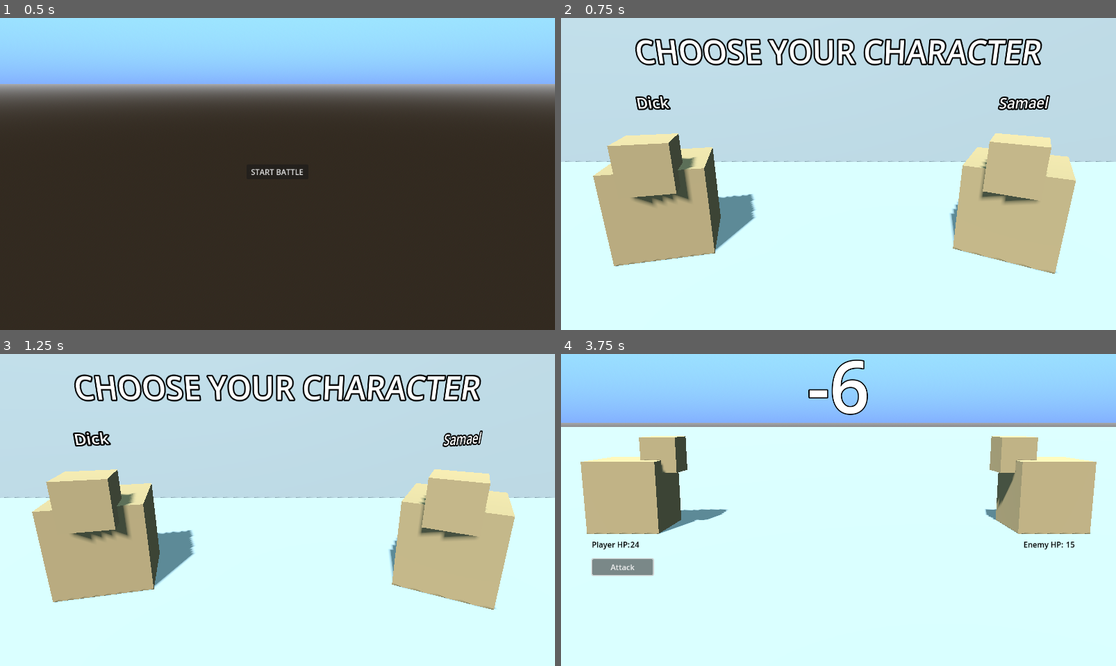
Above: before the commit, frames 1-4 (two rows, left to right).
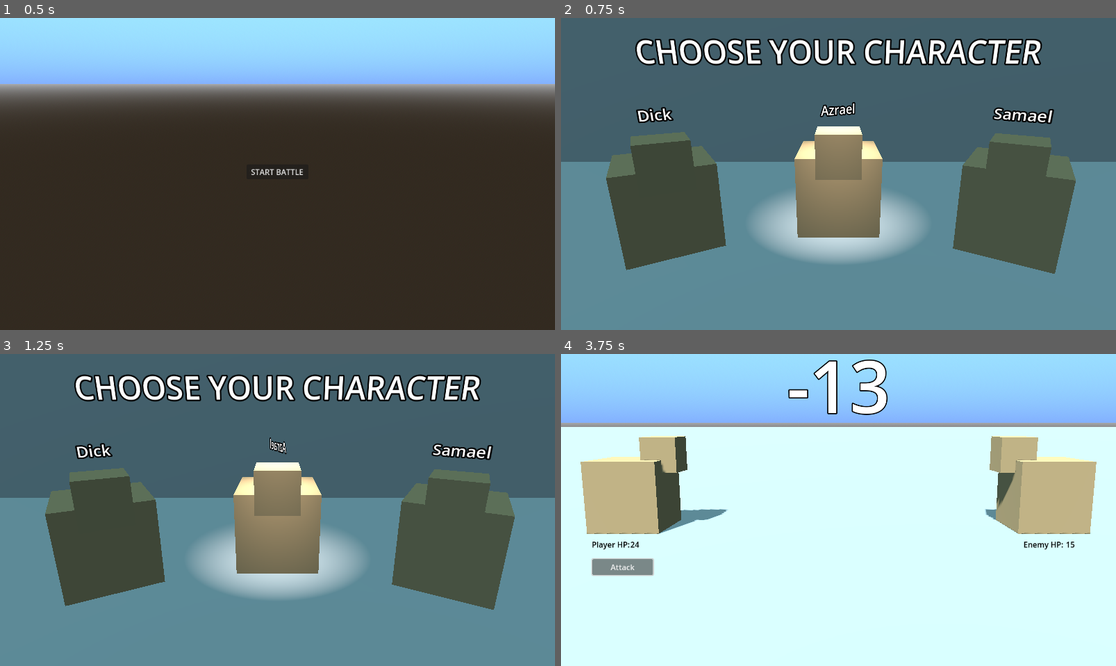
Above: after the commit, the same moments.

Repository: JStockwell/Project_FETEn
Game: Godot game, scene res://Scenes/main_menu.tscn
The game is run twice, just before and just after one commit, with the same random seed, the same clock (stepped at 60 frames per second) and the same inputs.
Inputs (mouse positions are in pixels of both pictures, inside the frame that each line leads up to):
- Up to frame 1 (0.5 s): no input
- Up to frame 2 (0.75 s): click "START BATTLE" at 0.5 s
- Up to frame 3 (1.25 s): no input
- Up to frame 4 (3.75 s): move the mouse to (960, 494) at 1.27 s; click (960, 494) at 1.42 s; tap Enter at 2 s; move the mouse to (727, 525) at 2.02 s; click (727, 525) at 2.17 s; tap Space at 2.75 s; move the mouse to (894, 441) at 2.77 s; click (894, 441) at 2.92 s; click "Attack" at 3.5 s

Frame 1 is identical in both runs. In frame 2, 95% of the frame differs, in the area x 0-100%, y 0-100%; in frame 3, 95%; in frame 4, 1.6%.

Commit message:
feat: added Azrael

Diff:
--- a/Scenes/character_select.tscn
+++ b/Scenes/character_select.tscn
@@ -39,7 +39,7 @@
 transform = Transform3D(1, 0, 0, 0, 0.953491, 0.301422, 0, -0.301422, 0.953491, 0, 0, 0)
 
 [node name="Camera3D" type="Camera3D" parent="Pivot"]
-transform = Transform3D(1, 0, 0, 0, 1, 8.9407e-08, 0, -5.96046e-08, 1, 0, 0.310599, 3.94123)
+transform = Transform3D(1, 0, 0, 0, 1, 5.96046e-08, 0, -2.98023e-08, 1, 0, 0.310599, 3.94123)
 environment = SubResource("Environment_65n0s")
 fov = 50.0
 
@@ -51,31 +51,53 @@
 [node name="Characters" type="Node3D" parent="."]
 
 [node name="Dick" parent="Characters" instance=ExtResource("1_xjpq4")]
-transform = Transform3D(0.258819, 0, -0.965926, 0, 1, 0, 0.965926, 0, 0.258819, -2, 0, 0)
+transform = Transform3D(0.5, 2.18557e-08, -0.866026, -5.85622e-09, 1, 2.18557e-08, 0.866026, -5.85622e-09, 0.5, -2, 0, 0)
 mass = 80.0
+
+[node name="DickLight" type="SpotLight3D" parent="Characters/Dick"]
+transform = Transform3D(-4.37114e-08, -0.952129, 0.305695, 0, 0.305695, 0.952129, -1, 4.16189e-08, -1.33624e-08, 1, 3, 0)
+visible = false
+light_energy = 15.0
+spot_range = 4.82065
+spot_angle = 19.4382
+
+[node name="DickTitle" type="Label3D" parent="Characters/Dick"]
+transform = Transform3D(-4.37114e-08, 0, 1, 0, 1, 0, -1, 0, -4.37114e-08, 0, 1, 0)
+text = "Dick"
 
 [node name="Samael" parent="Characters" instance=ExtResource("1_xjpq4")]
 transform = Transform3D(-0.5, 0, -0.866025, 0, 1, 0, 0.866025, 0, -0.5, 2, 0, 0.068)
+
+[node name="SamaelLight" type="SpotLight3D" parent="Characters/Samael"]
+transform = Transform3D(-4.37114e-08, -0.95213, 0.305695, 0, 0.305696, 0.952129, -1, 4.16189e-08, -1.33624e-08, 1, 3, 0)
+visible = false
+light_energy = 15.0
+spot_range = 4.82065
+spot_angle = 19.4382
+
+[node name="SamaelTitle" type="Label3D" parent="Characters/Samael"]
+transform = Transform3D(-4.37114e-08, 0, 1, 0, 1, 0, -1, 0, -4.37114e-08, -0.0588897, 1, 0.034)
+text = "Samael"
+
+[node name="Azrael" parent="Characters" instance=ExtResource("1_xjpq4")]
+transform = Transform3D(-4.37114e-08, 0, -1, 0, 1, 0, 1, 0, -4.37114e-08, 0, 0, -0.504442)
+
+[node name="AzraelLight" type="SpotLight3D" parent="Characters/Azrael"]
+transform = Transform3D(-4.37114e-08, -0.952129, 0.305695, 0, 0.305695, 0.952129, -1, 4.16189e-08, -1.33624e-08, 1, 3, 0)
+visible = false
+light_energy = 15.0
+spot_range = 4.82065
+spot_angle = 19.4382
+
+[node name="AzraelTitle" type="Label3D" parent="Characters/Azrael"]
+transform = Transform3D(-4.37114e-08, 0, 1, 0, 1, 0, -1, 0, -4.37114e-08, 0, 1, 0)
+text = "Azrael"
 
 [node name="Lights" type="Node3D" parent="."]
 
 [node name="DirectionalLight3D" type="DirectionalLight3D" parent="Lights"]
 transform = Transform3D(0.965926, 0.183013, -0.183013, 0, 0.707107, 0.707107, 0.258819, -0.683013, 0.683013, 0, 3.84087, 0)
 shadow_enabled = true
-
-[node name="DickLight" type="SpotLight3D" parent="Lights"]
-transform = Transform3D(1, 0, 0, 0, 0.306144, 0.951985, 0, -0.951985, 0.306144, -2, 3, 1)
-visible = false
-light_energy = 15.0
-spot_range = 4.82065
-spot_angle = 19.4382
-
-[node name="SamaelLight" type="SpotLight3D" parent="Lights"]
-transform = Transform3D(1, 0, 0, 0, 0.306144, 0.951985, 0, -0.951985, 0.306144, 2, 3, 1)
-visible = false
-light_energy = 15.0
-spot_range = 4.82065
-spot_angle = 19.4382
 
 [node name="UI" type="Control" parent="."]
 layout_mode = 3
@@ -88,15 +110,9 @@
 text = "CHOOSE YOUR CHARACTER"
 font_size = 64
 
-[node name="DickTitle" type="Label3D" parent="UI"]
-transform = Transform3D(1, 0, 0, 0, 1, 0, 0, 0, 1, -2, 1.131, 0)
-text = "Dick"
-
-[node name="SamaelTitle" type="Label3D" parent="UI"]
-transform = Transform3D(1, 0, 0, 0, 1, 0, 0, 0, 1, 2, 1.131, 0)
-text = "Samael"
-
 [connection signal="mouse_entered" from="Characters/Dick" to="." method="_on_dick_mouse_entered"]
 [connection signal="mouse_exited" from="Characters/Dick" to="." method="_on_dick_mouse_exited"]
 [connection signal="mouse_entered" from="Characters/Samael" to="." method="_on_samael_mouse_entered"]
 [connection signal="mouse_exited" from="Characters/Samael" to="." method="_on_samael_mouse_exited"]
+[connection signal="mouse_entered" from="Characters/Azrael" to="." method="_on_azrael_mouse_entered"]
+[connection signal="mouse_exited" from="Characters/Azrael" to="." method="_on_azrael_mouse_exited"]
--- a/Scripts/character_select.gd
+++ b/Scripts/character_select.gd
@@ -1,31 +1,43 @@
 extends Node3D
 
 @onready
-var dickLabel = $UI/DickTitle
+var dickLabel = $Characters/Dick/DickTitle
 
 @onready
-var samaelLabel = $UI/SamaelTitle
+var samaelLabel = $Characters/Samael/SamaelTitle
 
 @onready
-var dickLight = $Lights/DickLight
+var azraelLabel = $Characters/Azrael/AzraelTitle
 
 @onready
-var samaelLight = $Lights/SamaelLight
+var dickLight = $Characters/Dick/DickLight
+
+@onready
+var samaelLight = $Characters/Samael/SamaelLight
+
+@onready
+var azraelLight = $Characters/Azrael/AzraelLight
 
 @onready
 var ambientLight = $Lights/DirectionalLight3D
 
 var inDick = false
 var inSamael = false
+var inAzrael = false
+
+var dickLabelVel = 0
+var samaelLabelVel = 0
+var azraelLabelVel = 0
 
 func _process(delta):
-	dickLabel.rotate(Vector3(0,1,0), 0.01)
-	samaelLabel.rotate(Vector3(0,1,0), 0.01)
+	dickLabel.rotate(Vector3(0,1,0), dickLabelVel)
+	samaelLabel.rotate(Vector3(0,1,0), samaelLabelVel)
+	azraelLabel.rotate(Vector3(0,1,0), azraelLabelVel)
 
 
 func _input(event):
 	if Input.is_mouse_button_pressed(MOUSE_BUTTON_LEFT):
-		if not inDick and not inSamael:
+		if not inDick and not inSamael and not inAzrael:
 			return
 
 		if inDick:
@@ -34,6 +46,9 @@
 		elif inSamael:
 			GameStatus.activePlayer = GameStatus.playerList["Samael"]
 
+		elif inAzrael:
+			GameStatus.activePlayer = GameStatus.playerList["Azrael"]
+
 		get_tree().change_scene_to_file("res://Scenes/combat_proto.tscn")
 
 
@@ -41,20 +56,41 @@
 	inDick = true
 	dickLight.show()
 	ambientLight.hide()
+	dickLabelVel = 0.05
 
 func _on_dick_mouse_exited():
 	inDick = false
 	dickLight.hide()
 	ambientLight.show()
+	dickLabelVel = 0
+	dickLabel.set_rotation_degrees(Vector3(0,90,0))
 
 
 func _on_samael_mouse_entered():
 	inSamael = true
 	samaelLight.show()
 	ambientLight.hide()
+	samaelLabelVel = 0.05
 
 
 func _on_samael_mouse_exited():
 	inSamael = false
 	samaelLight.hide()
 	ambientLight.show()
+	samaelLabelVel = 0
+	samaelLabel.set_rotation_degrees(Vector3(0,90,0))
+
+
+func _on_azrael_mouse_entered():
+	inAzrael = true
+	azraelLight.show()
+	ambientLight.hide()
+	azraelLabelVel = 0.05
+
+
+func _on_azrael_mouse_exited():
+	inAzrael = false
+	azraelLight.hide()
+	ambientLight.show()
+	azraelLabelVel = 0
+	azraelLabel.set_rotation_degrees(Vector3(0,90,0))
--- a/Scripts/combat_proto.gd
+++ b/Scripts/combat_proto.gd
@@ -103,7 +103,7 @@
 
 func damage_calculation(att, def):
 	var damage = 0
-	damage = int(att * 0.1 * def + randi_range(0, 3))
+	damage = int(att * (1 - 0.1 * def) + randi_range(0, 3))
 	damageIndicator.text = "-" + str(damage)
 	damageIndicator.show()
 	await wait(1.0)
--- a/Scripts/game_status.gd
+++ b/Scripts/game_status.gd
@@ -30,5 +30,12 @@
 		"current_health": 24,
 		"attack": 16,
 		"defense": 6
+	},
+	"Azrael": {
+		"name": "Azrael",
+		"max_health": 1,
+		"current_health": 1,
+		"attack": 1,
+		"defense": 0
 	}
 }
